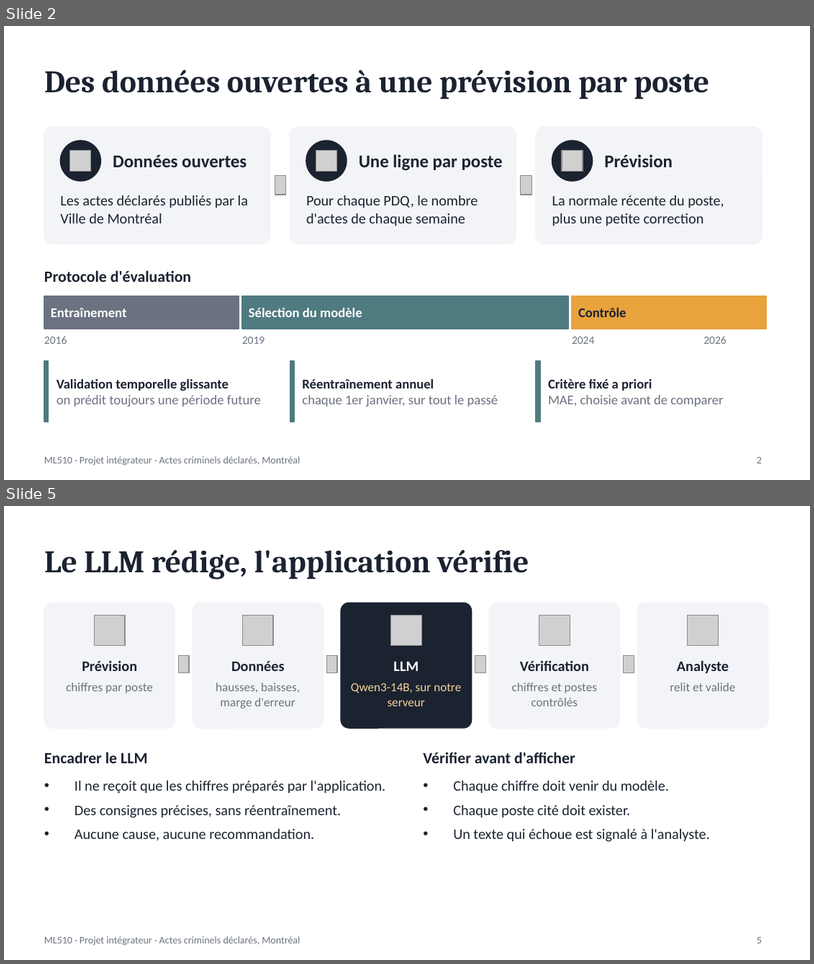
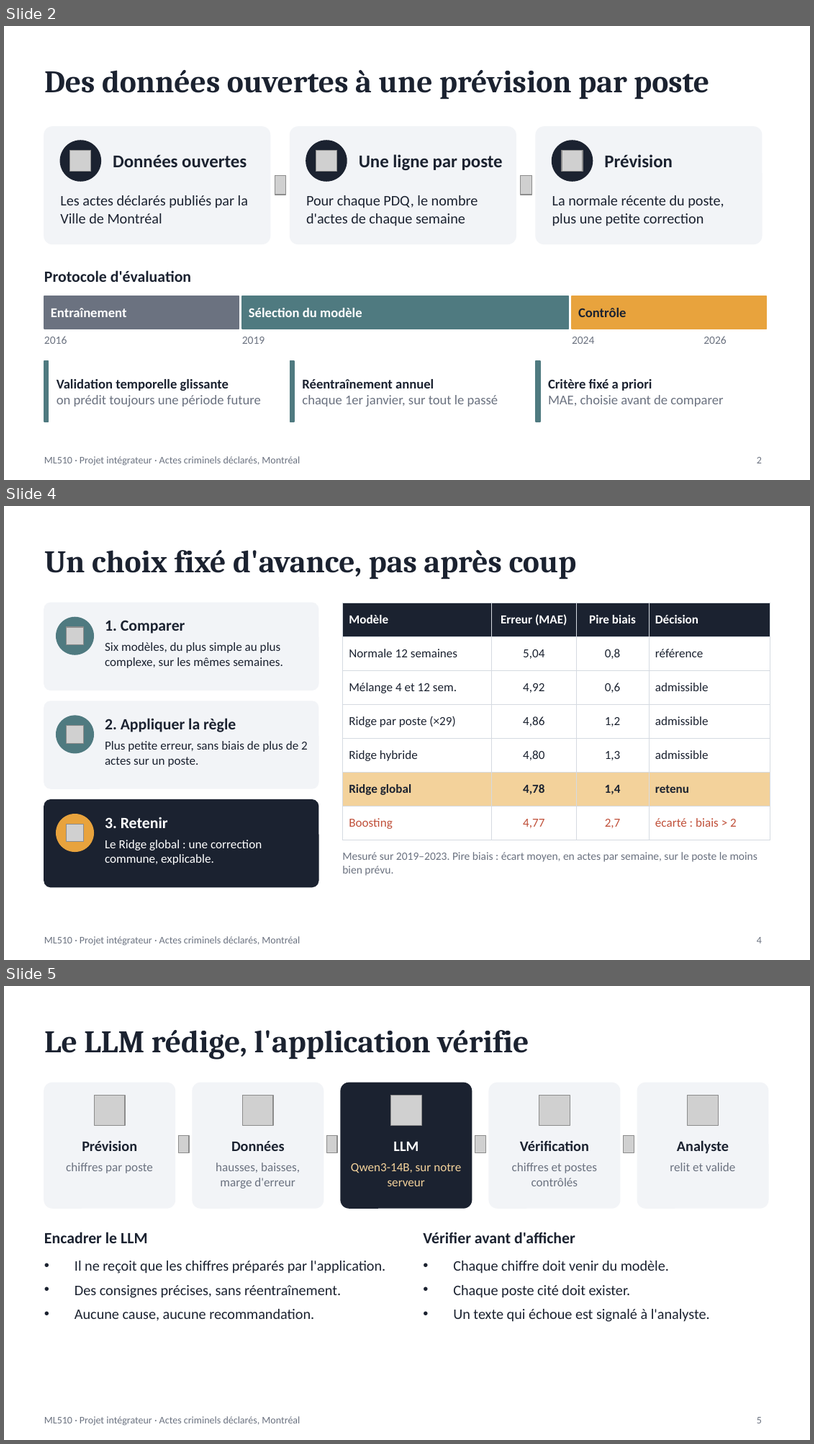
Before and after one commit to mirecloud/criminal-work, a slide deck: livrables/presentation.pptx. Shown one above the other, each under a label of ours: slides 2 and 5 before the commit, slides 2, 4 and 5 after it; the slides between them are not shown. The pictures are 814x964 and 814x1444 pixels, drawn with LibreOffice and Linux fonts; fonts in the diff are those of the drawing; grey boxes stand for pictures. Boxes give left, top, right and bottom in pixels: in the first picture for what was removed or moved away, otherwise in the second. Text is boxed around its words. In the diff, an @@ line names an element or a change of style, - is before the commit and + after.

```diff
--- a/livrables/presentation.pptx
+++ b/livrables/presentation.pptx
@@ slide 4 added at [4,506,810,960], background #FFFFFF; not listed: 1 template element that a slide beside it also shows @@
@@ title added at [44,550,577,579], 28 pt, text #1B2230, bold @@
+Un choix fixé d'avance, pas après coup
@@ rounded rectangle added at [44,602,319,690], fill #F2F4F7, outline #F2F4F7 1 pt @@
@@ table added at [342,602,770,831], 7 rows, 4 columns @@
+Modèle | Erreur (MAE) | Pire biais | Décision
+Normale 12 semaines | 5,04 | 0,8 | référence
+Mélange 4 et 12 sem. | 4,92 | 0,6 | admissible
+Ridge par poste (×29) | 4,86 | 1,2 | admissible
+Ridge hybride | 4,80 | 1,3 | admissible
+Ridge global | 4,78 | 1,4 | retenu
+Boosting | 4,77 | 2,7 | écarté : biais > 2
@@ ellipse added at [57,618,93,654], fill #4F7A80, outline #4F7A80 1 pt @@
@@ picture added at [66,627,84,645] @@
@@ text added at [105,620,185,633], 14 pt, text #1B2230, bold @@
+1. Comparer
@@ text added at [105,642,283,668], 11 pt, text #1B2230 @@
+Six modèles, du plus simple au plus complexe, sur les mêmes semaines.
@@ rounded rectangle added at [44,701,319,788], fill #F2F4F7, outline #F2F4F7 1 pt @@
@@ ellipse added at [57,716,93,753], fill #4F7A80, outline #4F7A80 1 pt @@
@@ text added at [105,718,236,732], 14 pt, text #1B2230, bold @@
+2. Appliquer la règle
@@ picture added at [66,726,84,743] @@
@@ text added at [105,741,308,767], 11 pt, text #1B2230 @@
+Plus petite erreur, sans biais de plus de 2 actes sur un poste.
@@ rounded rectangle added at [44,800,319,887], fill #1B2230, outline #1B2230 1 pt @@
@@ ellipse added at [57,814,93,851], fill #E8A33D, outline #E8A33D 1 pt @@
@@ picture added at [66,824,84,842] @@
@@ text added at [105,816,168,828], 14 pt, text #FFFFFF, bold @@
+3. Retenir
@@ text added at [105,839,262,865], 11 pt, text #FFFFFF @@
+Le Ridge global : une correction commune, explicable.
@@ text added at [342,852,758,875], 10 pt, text #6B7280 @@
+Mesuré sur 2019–2023. Pire biais : écart moyen, en actes par semaine, sur le poste le moins bien prévu.
@@ page number added at [757,937,762,943], 9 pt, text #6B7280 @@
+4
```
Also in this commit, not shown: 1 slide removed, 1 other file.
